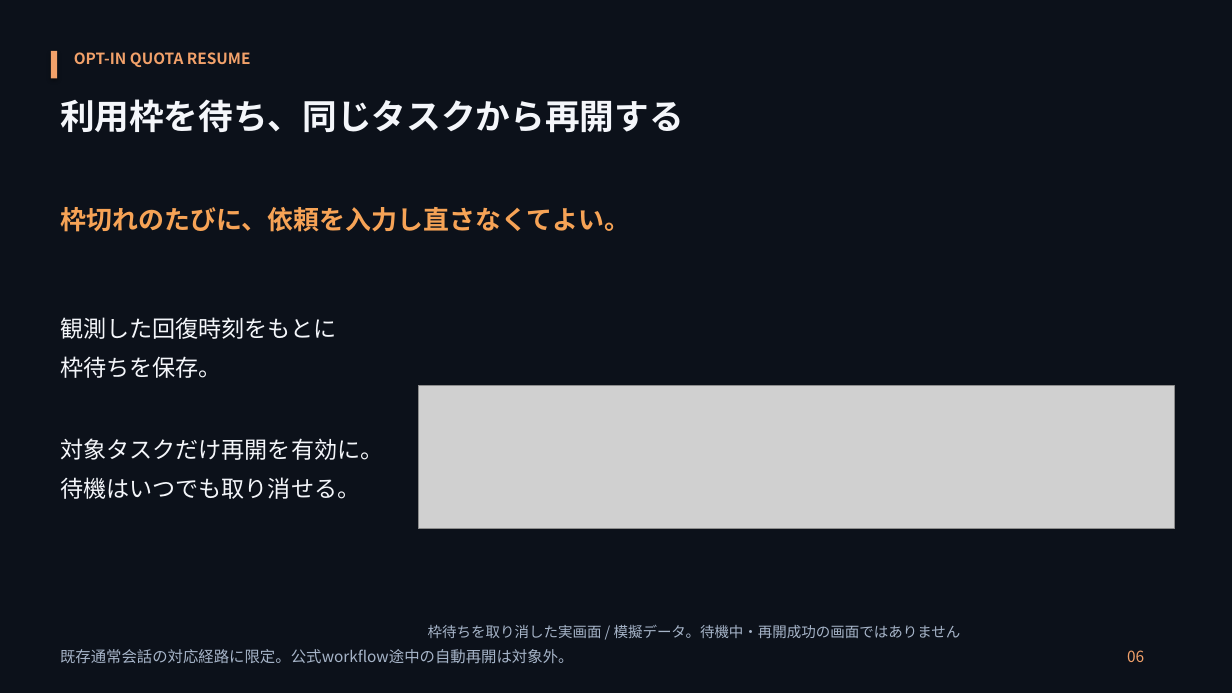
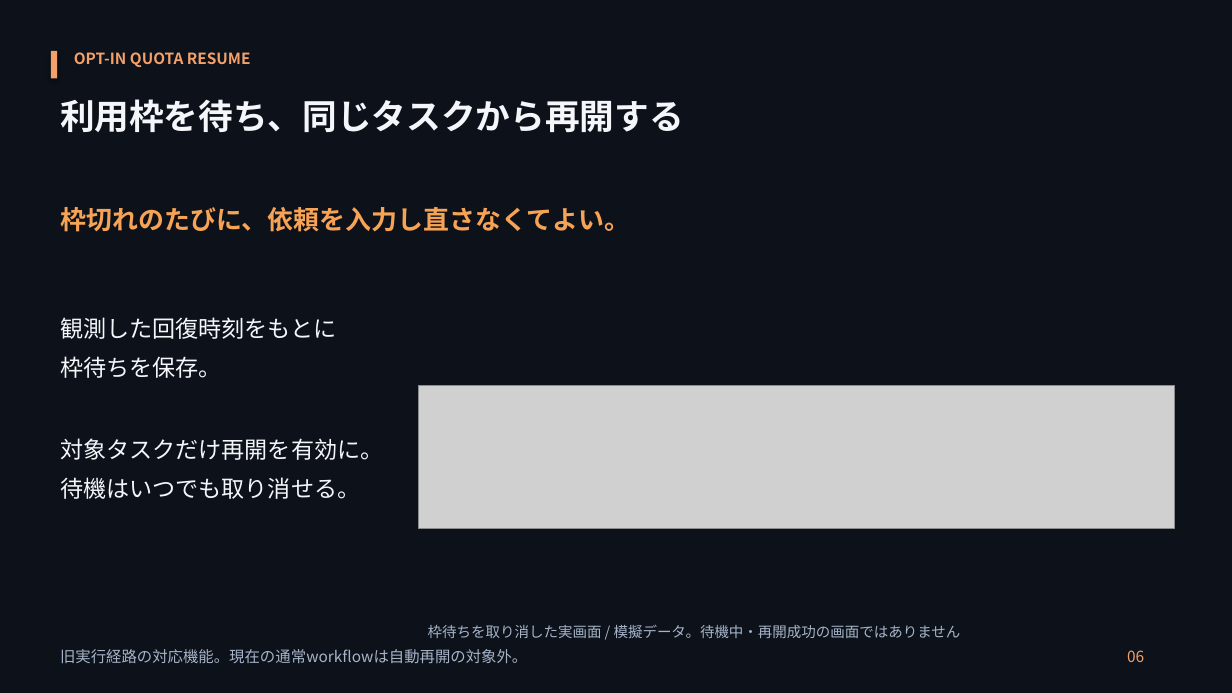
Before and after one commit to hiroto-k0306/Xharness, a slide deck: slide 6 of docs/presentations/20261008/XHarness-introduction-final.pptx. Drawn at 1232x693 pixels with LibreOffice and Linux fonts; fonts in the diff are those of the drawing; grey boxes stand for pictures. Boxes give left, top, right and bottom in pixels: in the first picture for what was removed or moved away, otherwise in the second. Text is boxed around its words. In the diff, an @@ line names an element or a change of style, - is before the commit and + after.

```diff
--- a/docs/presentations/20261008/XHarness-introduction-final.pptx
+++ b/docs/presentations/20261008/XHarness-introduction-final.pptx
@@ text at bbox=[60, 649, 527, 664]: text changed @@
-既存通常会話の対応経路に限定。公式workflow途中の自動再開は対象外。
+旧実行経路の対応機能。現在の通常workflowは自動再開の対象外。
```
Also in this commit, not shown: 6 other slides changed, 3 other files.
